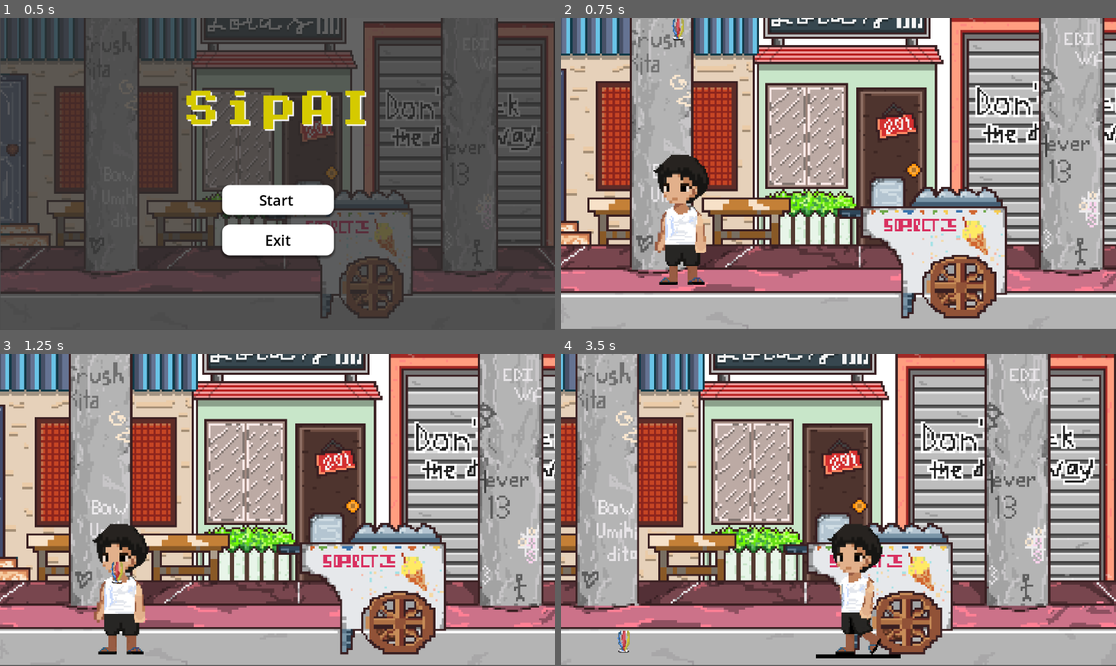
Above: before the commit, frames 1-4 (two rows, left to right).
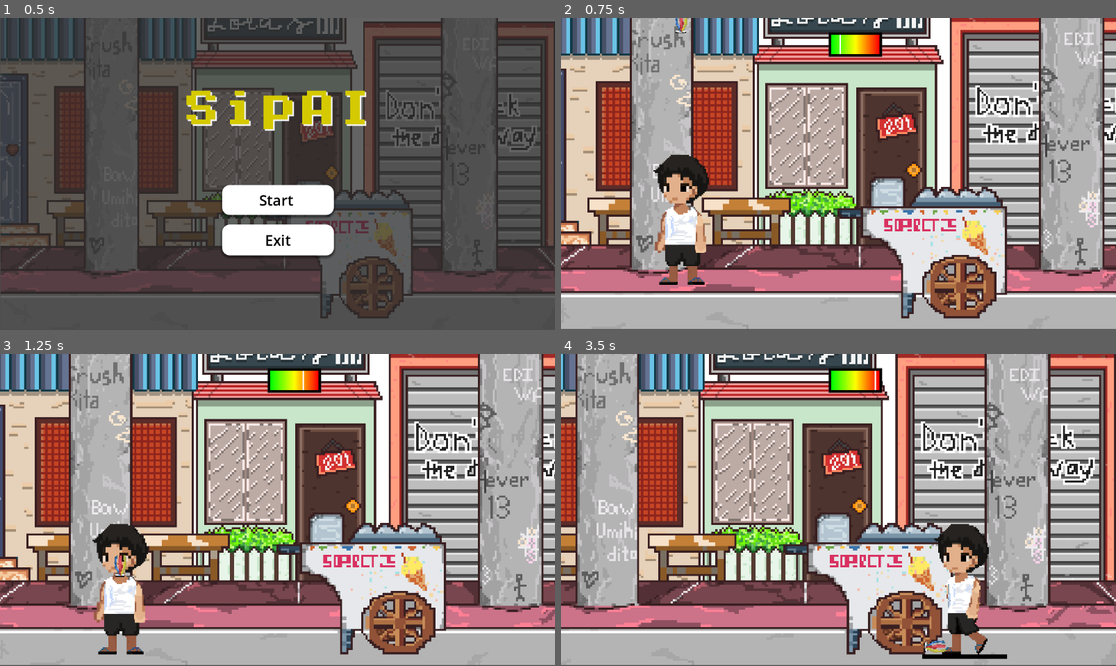
Above: after the commit, the same moments.

Repository: jehya/SipAI
Game: Godot game, scene res://scenes/main_menu.tscn
The game is run twice, just before and just after one commit, with the same random seed, the same clock (stepped at 60 frames per second) and the same inputs.
Inputs:
- Up to frame 1 (0.5 s): no input
- Up to frame 2 (0.75 s): click "Start" at 0.5 s
- Up to frame 3 (1.25 s): no input
- Up to frame 4 (3.5 s): hold D (move_right) 1.28-2.78 s; tap Space (dribble) at 1.35, 2.1, 2.85 s; hold Left (move_left) from 2.78 s (still down)

Frame 1 is identical in both runs. In frame 2, 0.9% of the frame differs, in the area x 19-58%, y 0-13%; in frame 3, 1.0%; in frame 4, 6.2%, in the area x 10-81%, y 4-98%.

Commit message:
feat: initial power meter

Diff:
--- a/scenes/game.tscn
+++ b/scenes/game.tscn
@@ -1,8 +1,9 @@
-[gd_scene load_steps=9 format=3 uid="uid://b1mygb0vqyh2a"]
+[gd_scene load_steps=13 format=3 uid="uid://b1mygb0vqyh2a"]
 
 [ext_resource type="PackedScene" uid="uid://c7hs8oh4x4uxb" path="res://scenes/player.tscn" id="1_uwrxv"]
 [ext_resource type="Texture2D" uid="uid://daw8a8sjcvy1h" path="res://assets/bg_game.png" id="1_yqjtg"]
 [ext_resource type="PackedScene" uid="uid://cweq2e8cmrddl" path="res://scenes/sipa.tscn" id="3_lnu2h"]
+[ext_resource type="Script" uid="uid://cold64vnir7lf" path="res://scripts/power_meter.gd" id="4_lbhrr"]
 
 [sub_resource type="TileSetAtlasSource" id="TileSetAtlasSource_lnu2h"]
 texture = ExtResource("1_yqjtg")
@@ -470,6 +471,24 @@
 [sub_resource type="WorldBoundaryShape2D" id="WorldBoundaryShape2D_lnu2h"]
 normal = Vector2(-1, 0)
 
+[sub_resource type="StyleBoxFlat" id="StyleBoxFlat_lbhrr"]
+bg_color = Color(0, 0, 0, 0)
+border_width_left = 5
+border_width_top = 5
+border_width_right = 5
+border_width_bottom = 5
+border_color = Color(0, 0, 0, 1)
+shadow_color = Color(0.136826, 0.136826, 0.136826, 0.6)
+shadow_size = 2
+
+[sub_resource type="Gradient" id="Gradient_lbhrr"]
+offsets = PackedFloat32Array(0, 0.5, 1)
+colors = PackedColorArray(0, 1, 0, 1, 1, 1, 0, 1, 1, 0, 0, 1)
+metadata/_snap_enabled = true
+
+[sub_resource type="GradientTexture2D" id="GradientTexture2D_iywne"]
+gradient = SubResource("Gradient_lbhrr")
+
 [node name="Game" type="Node2D"]
 
 [node name="TileMap" type="TileMap" parent="."]
@@ -480,8 +499,6 @@
 layer_0/tile_data = PackedInt32Array(-851981, 1, 0, -786445, 1, 1, -720909, 1, 2, -655373, 1, 3, -589837, 1, 4, -524301 …(8975 unchanged characters)…
 
 [node name="Player" parent="." instance=ExtResource("1_uwrxv")]
-light_mask = 2
-visibility_layer = 2
 position = Vector2(131, 59)
 
 [node name="Camera2D" type="Camera2D" parent="Player"]
@@ -493,7 +510,7 @@
 limit_bottom = 120
 
 [node name="Sipa" parent="." instance=ExtResource("3_lnu2h")]
-position = Vector2(115, -163)
+position = Vector2(118, -169)
 
 [node name="Boundaries" type="Node" parent="."]
 
@@ -516,3 +533,38 @@
 shape = SubResource("WorldBoundaryShape2D_lnu2h")
 
 [node name="CanvasLayer" type="CanvasLayer" parent="."]
+
+[node name="PowerMeter" type="Control" parent="CanvasLayer"]
+layout_mode = 3
+anchors_preset = 5
+anchor_left = 0.5
+anchor_right = 0.5
+offset_left = -20.0
+offset_top = 30.0
+offset_right = 20.0
+offset_bottom = 70.0
+grow_horizontal = 2
+size_flags_stretch_ratio = 0.0
+script = ExtResource("4_lbhrr")
+
+[node name="Panel" type="Panel" parent="CanvasLayer/PowerMeter"]
+layout_mode = 0
+offset_right = 110.0
+offset_bottom = 50.0
+theme_override_styles/panel = SubResource("StyleBoxFlat_lbhrr")
+
+[node name="GradientBar" type="TextureRect" parent="CanvasLayer/PowerMeter/Panel"]
+layout_mode = 0
+offset_left = 5.0
+offset_top = 5.0
+offset_right = 105.0
+offset_bottom = 45.0
+texture = SubResource("GradientTexture2D_iywne")
+expand_mode = 1
+
+[node name="MarkerLine" type="ColorRect" parent="CanvasLayer/PowerMeter"]
+layout_mode = 0
+offset_left = 5.0
+offset_top = 5.0
+offset_right = 8.0
+offset_bottom = 45.0
--- a/scenes/player.tscn
+++ b/scenes/player.tscn
@@ -112,7 +112,7 @@
 sprite_frames = SubResource("SpriteFrames_tuyoq")
 animation = &"kick"
 autoplay = "idle"
-frame_progress = 0.754586
+frame_progress = 0.338841
 
 [node name="CollisionShape2D" type="CollisionShape2D" parent="."]
 position = Vector2(-14.25, -14.5)
--- /dev/null
+++ b/scripts/power_meter.gd
@@ -0,0 +1,31 @@
+extends Control
+
+@onready var gradient_bar = $Panel/GradientBar
+@onready var marker_line = $MarkerLine
+
+var speed = 100
+var direction = 1
+
+func _process(delta):
+	var new_x = marker_line.position.x + speed * direction * delta
+
+	if new_x < 0:
+		new_x = 0
+		direction *= -1
+	elif new_x > gradient_bar.size.x:
+		new_x = gradient_bar.size.x
+		direction *= -1
+
+	marker_line.position.x = new_x
+
+	var ratio = marker_line.position.x / gradient_bar.size.x
+	var power_color = gradient_color(ratio)
+
+func gradient_color(ratio: float) -> Color:
+	if ratio < 0.5:
+		return Color(0, 1, 0).lerp(Color(1, 1, 0), ratio / 0.5)  # Green to Yellow
+	else:
+		return Color(1, 1, 0).lerp(Color(1, 0, 0), (ratio - 0.5) / 0.5)  # Yellow to Red
+
+func get_power_ratio() -> float:
+	return marker_line.position.x / gradient_bar.size.x
--- a/scripts/sipa.gd
+++ b/scripts/sipa.gd
@@ -3,6 +3,8 @@
 var player_touching = false
 
 @onready var area_2d: Area2D = $Area2D
+@onready var power_meter: Control = $"../CanvasLayer/PowerMeter"
+@onready var player: CharacterBody2D = $"../Player"
 
 func _ready():
 	$Area2D.body_entered.connect(_on_body_entered)
@@ -18,4 +20,17 @@
 
 func _physics_process(delta):
 	if player_touching and Input.is_action_just_pressed("dribble"):
-		apply_central_impulse(Vector2(0, -400))  # Jump upward
+		var power_ratio = power_meter.get_power_ratio()
+		var force = lerp(300, 800, power_ratio)
+
+		var horizontal = 0
+		if Input.is_action_pressed("move_right"):
+			horizontal += 1
+		if Input.is_action_pressed("move_left"):
+			horizontal -= 1
+
+		# Compute the impulse based on direction
+		var impulse = Vector2(horizontal * 200, -force).normalized() * force
+		apply_central_impulse(impulse)
+
+		print("Impulse: ", impulse)
Not shown, added: scripts/power_meter.gd.uid
